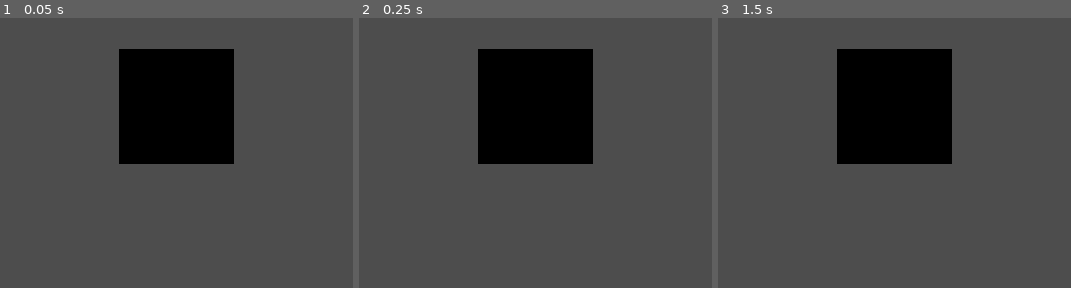
Above: before the commit, frames 1-3 (left to right).
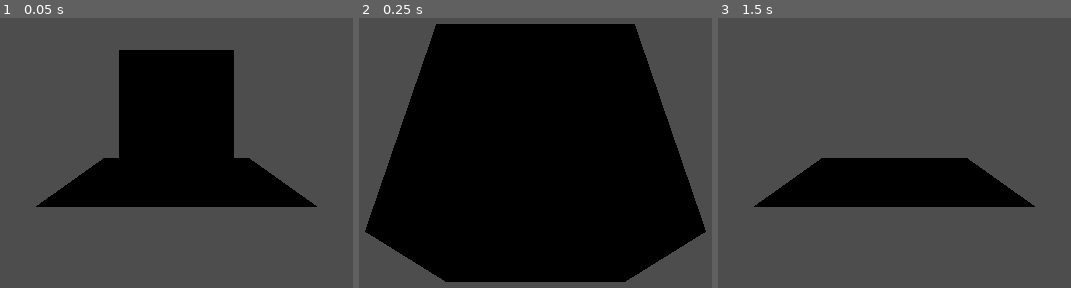
Above: after the commit, the same moments.

Repository: rafikTim/godproject
Game: Godot game, scene res://scee/game.tscn
The game is run twice, just before and just after one commit, with the same random seed, the same clock (stepped at 60 frames per second) and the same inputs.
Inputs:
- Up to frame 1 (0.05 s): no input
- Up to frame 2 (0.25 s): no input
- Up to frame 3 (1.5 s): tap Enter at 1.25 s

The runs differ from the first frame. In frame 1, 10% of the frame differs, in the area x 10-90%, y 11-70%; in frame 2, 59%, in the area x 1-99%, y 2-98%; in frame 3, 23%.

Commit message:
Понял как сделаtь двiженiе

Diff:
--- a/scee/game.tscn
+++ b/scee/game.tscn
@@ -1,24 +1,38 @@
-[gd_scene load_steps=4 format=3 uid="uid://b45io1h6cukn1"]
+[gd_scene load_steps=6 format=3 uid="uid://b45io1h6cukn1"]
 
 [ext_resource type="Script" path="res://scripts/Player.gd" id="1_og8xo"]
 
+[sub_resource type="BoxShape3D" id="BoxShape3D_7abgf"]
+
 [sub_resource type="BoxMesh" id="BoxMesh_bk71e"]
 
-[sub_resource type="BoxShape3D" id="BoxShape3D_7abgf"]
+[sub_resource type="BoxShape3D" id="BoxShape3D_2yp8x"]
+size = Vector3(1, 0.490234, 1)
+
+[sub_resource type="PlaneMesh" id="PlaneMesh_f8k3l"]
 
 [node name="Node3D" type="Node3D"]
 
 [node name="RigidBody3D" type="RigidBody3D" parent="."]
-mass = 0.01
-gravity_scale = 0.0
 script = ExtResource("1_og8xo")
+
+[node name="CollisionShape3D" type="CollisionShape3D" parent="RigidBody3D"]
+shape = SubResource("BoxShape3D_7abgf")
 
 [node name="MeshInstance3D" type="MeshInstance3D" parent="RigidBody3D"]
 mesh = SubResource("BoxMesh_bk71e")
 skeleton = NodePath("../..")
 
-[node name="CollisionShape3D" type="CollisionShape3D" parent="RigidBody3D"]
-shape = SubResource("BoxShape3D_7abgf")
-
 [node name="Camera3D" type="Camera3D" parent="."]
 transform = Transform3D(1, 0, 0, 0, 1, 0, 0, 0, 1, 0, 0, 3.06373)
+
+[node name="StaticBody3D" type="StaticBody3D" parent="."]
+
+[node name="CollisionShape3D" type="CollisionShape3D" parent="StaticBody3D"]
+transform = Transform3D(1, 0, 0, 0, 1, 0, 0, 0, 1, 0, -0.9657, 0)
+shape = SubResource("BoxShape3D_2yp8x")
+
+[node name="MeshInstance3D" type="MeshInstance3D" parent="StaticBody3D"]
+transform = Transform3D(1, 0, 0, 0, 1, 0, 0, 0, 1, 0, -0.710817, 0)
+mesh = SubResource("PlaneMesh_f8k3l")
+skeleton = NodePath("")
--- a/scripts/Player.gd
+++ b/scripts/Player.gd
@@ -8,6 +8,4 @@
 
 # Called every frame. 'delta' is the elapsed time since the previous frame.
 func _process(delta):
-	if(delta >= 10):
-		apply_impulse(Vector3.FORWARD, Vector3(10, 0, 0))
-	pass
+	apply_impulse(Vector3.BACK, Vector3(0, 0.1, 0))
